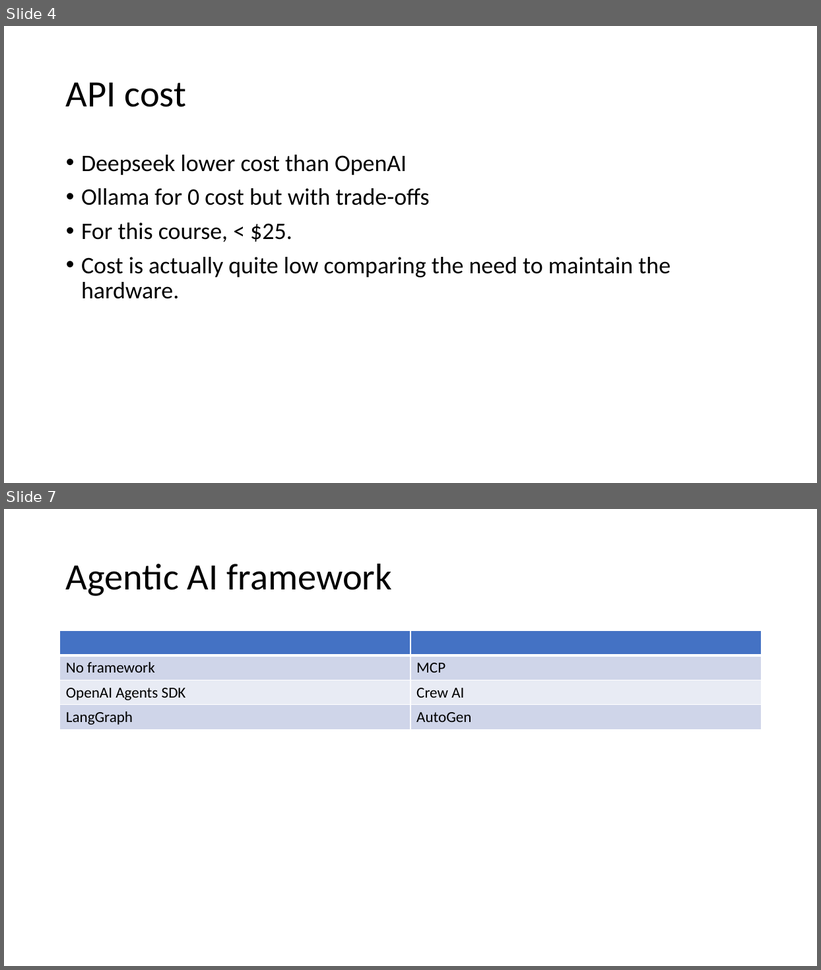
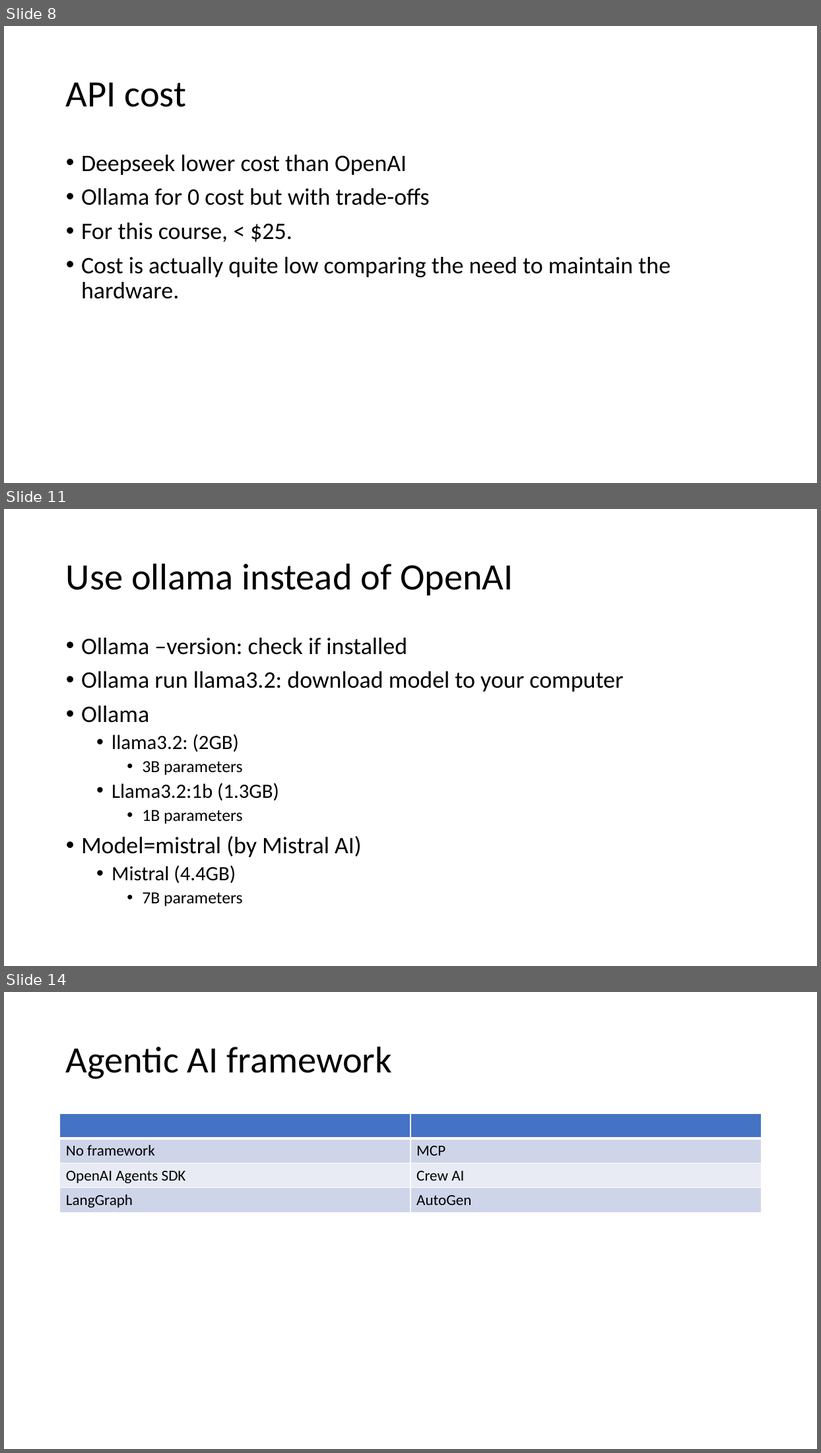
Before and after one commit to kindaichinisan/agents, a slide deck: wj_folder/AI Engineer Agentic Track.pptx. Shown one above the other, each under a label of ours: slides 4 and 7 before the commit, slides 8, 11 and 14 after it; the slides between them are not shown. The pictures are 821x970 and 821x1453 pixels, drawn with LibreOffice and Linux fonts; fonts in the diff are those of the drawing. Boxes give left, top, right and bottom in pixels: in the first picture for what was removed or moved away, otherwise in the second. Text is boxed around its words. In the diff, an @@ line names an element or a change of style, - is before the commit and + after.

```diff
--- a/wj_folder/AI Engineer Agentic Track.pptx
+++ b/wj_folder/AI Engineer Agentic Track.pptx
@@ slide 11 added at [4, 509, 817, 966], background #FFFFFF @@
@@ title added at [66, 563, 514, 595], 44 pt, text #000000 @@
+Use ollama instead of OpenAI
@@ text added at [81, 638, 623, 906], 28 pt, text #000000 @@
+• Ollama –version: check if installed
+• Ollama run llama3.2: download model to your computer
+• Ollama
+  • llama3.2: (2GB)
+    • 3B parameters
+  • Llama3.2:1b (1.3GB)
+    • 1B parameters
+• Model=mistral (by Mistral AI)
+  • Mistral (4.4GB)
+    • 7B parameters
@@ what was slide 4 is now slide 8 @@
@@ what was slide 7 is now slide 14 @@
```
Also in this commit, not shown: 4 slides changed, 10 other slides added, 2 other files.
